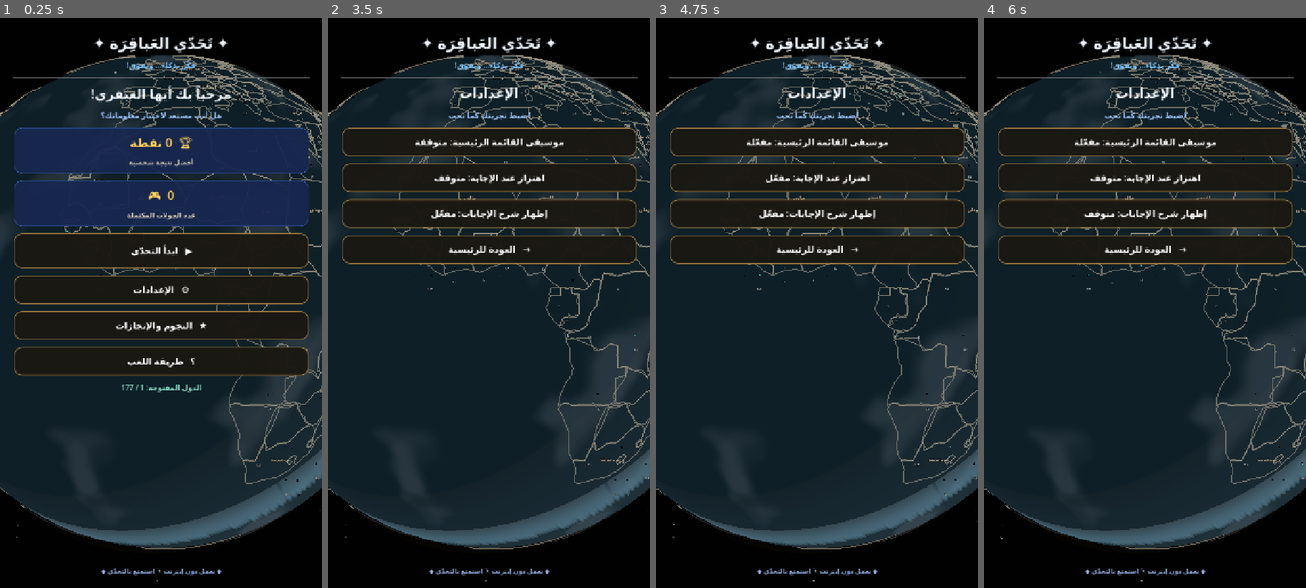
Above: before the commit, frames 1-4 (left to right).
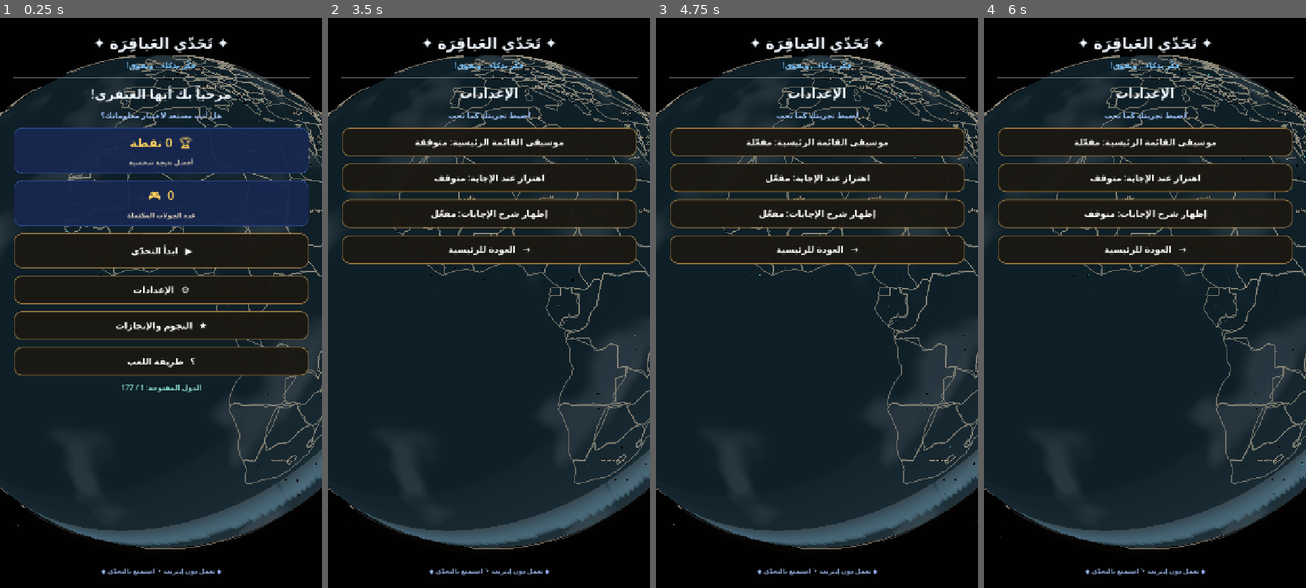
Above: after the commit, the same moments.

Repository: mahdialloui01-art/challenge-
Game: Godot game, scene res://scenes/main.tscn
Two runs of this game, one before a commit and one after it. Both use one fixed random seed, a clock stepped at 60 frames per second and the inputs below.
Inputs:
- Up to frame 1 (0.25 s): no input
- Up to frame 2 (3.5 s): click "▶ ابدأ التحدّي" at 0.5 s; click "⌂ الرئيسية" at 1.25 s; click "⚙ الإعدادات" at 2 s; click "موسيقى القائمة الرئيسية: مفعّ…" at 2.75 s
- Up to frame 3 (4.75 s): click "موسيقى القائمة الرئيسية: متوق…" at 3.5 s; click "اهتزاز عند الإجابة: متوقف" at 4.25 s
- Up to frame 4 (6 s): click "اهتزاز عند الإجابة: مفعّل" at 5 s; click "إظهار شرح الإجابات: مفعّل" at 5.75 s

The runs differ from the first frame. In frame 1, less than 0.1% of the frame differs, in the area x 5-100%, y 9-99%; in frame 2, less than 0.1%; in frame 3, less than 0.1%; in frame 4, less than 0.1%.

Commit message:
Fix sequence label scale reset

Diff:
--- a/scripts/world_globe.gd
+++ b/scripts/world_globe.gd
@@ -531,8 +531,7 @@
         order_label.outline_modulate = Color(0.004, 0.018, 0.03, 1.0)
         order_label.position = Vector3(0.0, -0.1188, 0.0536)
         order_label.scale = Vector3.ONE * 0.1
-        # Keep the sequence number proportional to its compact metal plaque.
-        order_label.scale = Vector3.ONE
+        # Keep the sequence number at the same compact 10% scale as its plaque.
         order_label.horizontal_alignment = HORIZONTAL_ALIGNMENT_CENTER
         order_label.vertical_alignment = VERTICAL_ALIGNMENT_CENTER
         lock_root.add_child(order_label)
